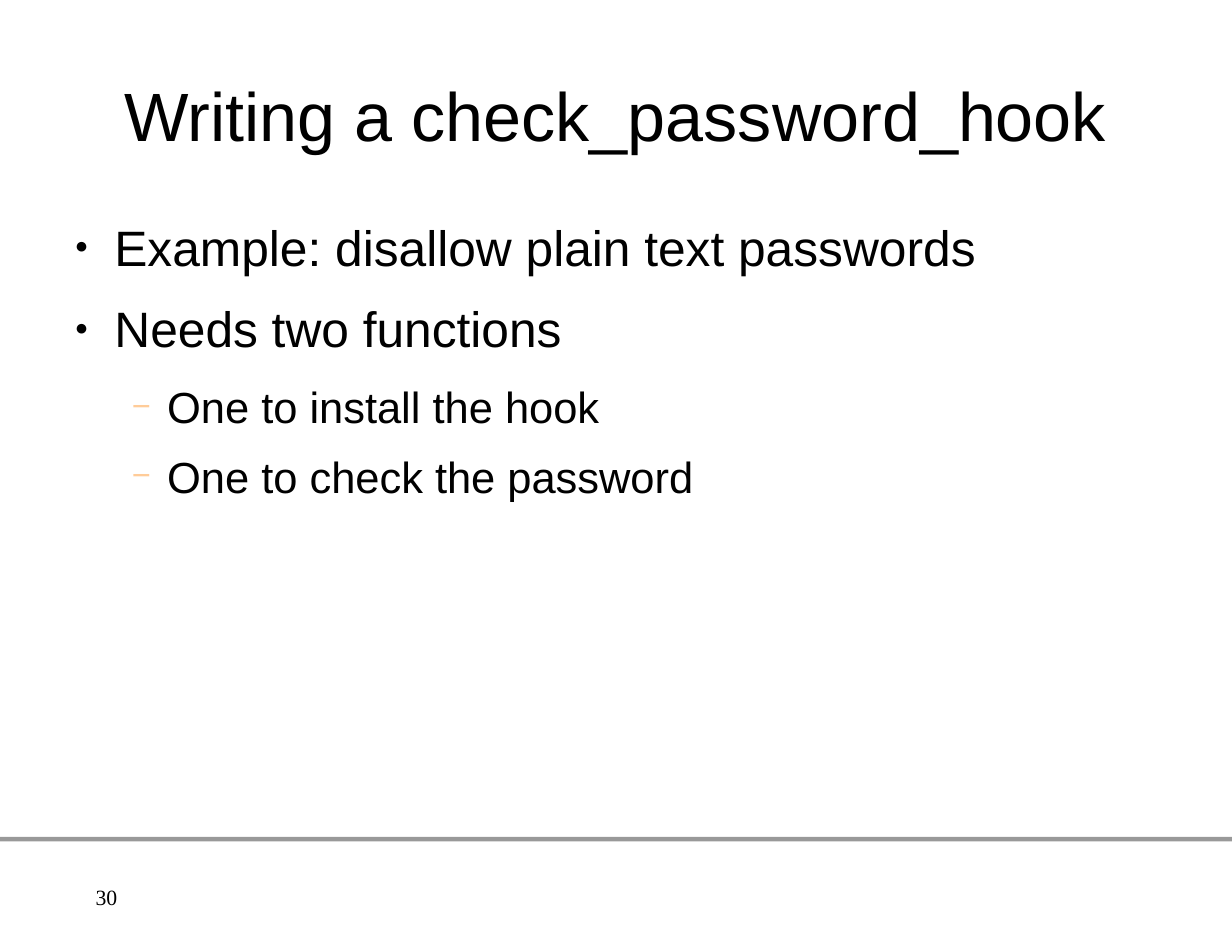
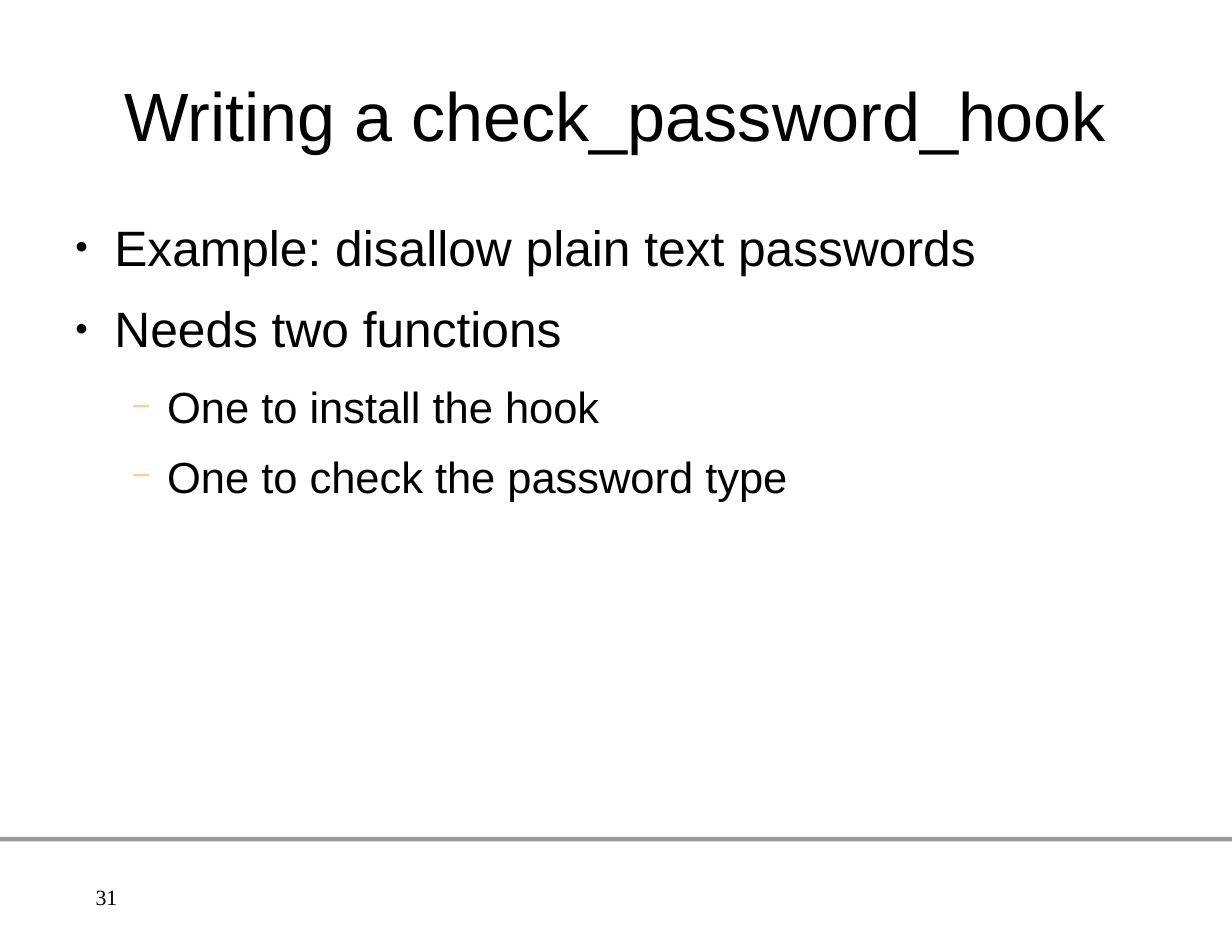
Before and after one commit to gleu/Hooks-in-PostgreSQL, a slide deck: slide 31 of hooks_in_postgresql.odp (slide 30 before the commit). Drawn at 1232x925 pixels with LibreOffice and Linux fonts; fonts in the diff are those of the drawing; background and template pictures are left out. Boxes give left, top, right and bottom in pixels: in the first picture for what was removed or moved away, otherwise in the second. Text is boxed around its words. In the diff, an @@ line names an element or a change of style, - is before the commit and + after.

```diff
--- a/hooks_in_postgresql.odp
+++ b/hooks_in_postgresql.odp
@@ text at (167,461,787,502): text changed @@
-  − One to check the password
+  − One to check the password type
@@ page number at (96,890,118,906): text changed @@
-30
+31
```
Also in this commit, not shown: 14 other slides changed, 2 slides added, 4 other files.
